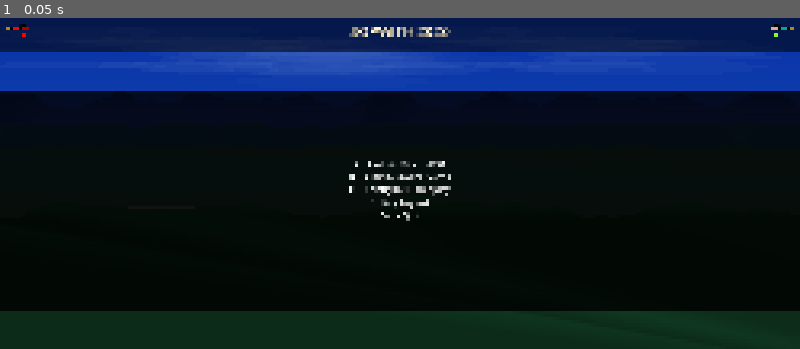
Above: before the commit, frame 1.
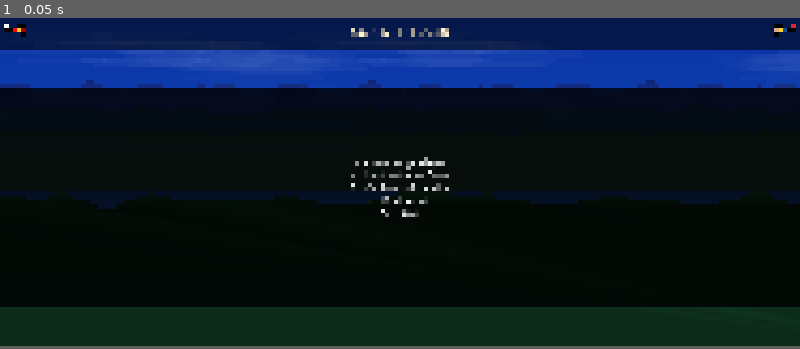
Above: after the commit, the same moment.

Repository: sometimesanotion/godot-sopwith
Game: Godot game, scene res://main.tscn
Same seed, same stepped clock (60 frames per second), same inputs: the game is played once before the commit and once after it. Sound files missing from this copy of the repository are replaced by a short silence.
Inputs:
- Up to frame 1 (0.05 s): no input
In our replay, the window is 800x338 before the commit and 800x335 after it. These sizes can differ from the game's own. Grey fills any space a smaller window leaves; there, only what the larger window draws over its background counts as a difference.

The runs differ from the first frame. In frame 1, 6.5% of the frame differs, in the area x 0-100%, y 1-89%.

Commit message:
* Expanded collision detection area for biplanes * Fixed glitch in mid-air collision damage * Updated biplane sprite and bullet_spawn_offset

Diff:
--- a/project.godot
+++ b/project.godot
@@ -32,13 +32,15 @@
 
 [display]
 
+;window/size/viewport_width=1280
 ;window/size/viewport_width=1720
 ;window/size/viewport_height=720
-;window/size/viewport_width=3440
-;window/size/viewport_height=1440
 ;window/size/viewport_width=1920
-window/size/viewport_width=2560
-window/size/viewport_height=1080
+;window/size/viewport_width=2560
+;window/size/viewport_height=1080
+window/size/viewport_width=3440
+window/size/viewport_height=1440
+;window/size/mode=1
 window/size/mode=3
 window/stretch/mode="canvas_items"
 
--- a/scenes/biplane.tscn
+++ b/scenes/biplane.tscn
@@ -4,8 +4,8 @@
 [ext_resource type="Script" path="res://scripts/biplane_draw.gd" id="2_draw"]
 
 [sub_resource type="CapsuleShape2D" id="CapsuleShape2D_1"]
-radius = 25.0
-height = 40.0
+radius = 32.5
+height = 52.0
 
 [sub_resource type="PhysicsMaterial" id="PhysicsMaterial_1"]
 bounce = 0.05
@@ -44,6 +44,6 @@
 color = Color(0.8, 0.8, 0.8, 0.5)
 
 [node name="GroundRay" type="RayCast2D" parent="."]
-target_position = Vector2(0, 26)
+target_position = Vector2(0, 33)
 collision_mask = 1
 enabled = true
--- a/scenes/enemy_biplane.tscn
+++ b/scenes/enemy_biplane.tscn
@@ -6,8 +6,8 @@
 [ext_resource type="Script" path="res://scripts/biplane_draw.gd" id="4_draw"]
 
 [sub_resource type="CapsuleShape2D" id="CapsuleShape2D_enemy"]
-radius = 25.0
-height = 40.0
+radius = 32.5
+height = 52.0
 
 [sub_resource type="PhysicsMaterial" id="PhysicsMaterial_enemy"]
 bounce = 0.05
@@ -46,7 +46,7 @@
 color = Color(0.8, 0.8, 0.8, 0.5)
 
 [node name="GroundRay" type="RayCast2D" parent="."]
-target_position = Vector2(0, 26)
+target_position = Vector2(0, 33)
 collision_mask = 1
 
 [node name="EnemyAI" type="Node" parent="."]
--- a/scripts/biplane.gd
+++ b/scripts/biplane.gd
@@ -63,7 +63,7 @@
 		"rotation_speed": 5.0,            # Baseline: notoriously fast pitch response
 		"negative_rotation_speed": 3.2,   # Rotary engine gyroscope strongly biases against pitch-down
 		"rotation_inertia": 4.0,
-		"bullet_spawn_offset": Vector2(34, -15),
+		"bullet_spawn_offset": Vector2(34, -10),
 		"bomb_spawn_offset": Vector2(0, 32),
 		"max_bombs": 6,
 		"visual_scale": Vector2.ONE,
@@ -88,7 +88,7 @@
 		"rotation_speed": 3.8,           # Agile but not twitchy; designed for stability over dogfighting
 		"negative_rotation_speed": 2.6,  # No rotary gyroscope bias; conventional inline V8
 		"rotation_inertia": 4.0,
-		"bullet_spawn_offset": Vector2(34, -15),
+		"bullet_spawn_offset": Vector2(34, -10),
 		"bomb_spawn_offset": Vector2(0, 32),
 		"max_bombs": 4,
 		"visual_scale": Vector2.ONE,
@@ -113,7 +113,7 @@
 		"rotation_speed": 3.5,            # Heavy two-seater, notably less agile than Camel
 		"negative_rotation_speed": 2.3,   # Heavier tail, slow pitch-down response
 		"rotation_inertia": 8.0,
-		"bullet_spawn_offset": Vector2(34, -15),
+		"bullet_spawn_offset": Vector2(34, -10),
 		"bomb_spawn_offset": Vector2(0, 32),
 		"max_bombs": 3,
 		"visual_scale": Vector2.ONE,
@@ -138,7 +138,7 @@
 		"rotation_speed": 3.2,            # Heavy fighter, good but not twitchy; roll-rate limited at speed
 		"negative_rotation_speed": 2.2,   # Conventional design, slower pitch-down vs pitch-up
 		"rotation_inertia": 4.0,
-		"bullet_spawn_offset": Vector2(34, -15),
+		"bullet_spawn_offset": Vector2(34, -10),
 		"bomb_spawn_offset": Vector2(0, 32),
 		"max_bombs": 6,
 		"visual_scale": Vector2.ONE,
@@ -163,7 +163,7 @@
 		"rotation_speed": 3.8,            # Stiffer controls than Camel; less agile in pitch
 		"negative_rotation_speed": 2.6,   # Standard non-rotary inline engine behavior
 		"rotation_inertia": 4.0,
-		"bullet_spawn_offset": Vector2(34, -15),
+		"bullet_spawn_offset": Vector2(34, -10),
 		"bomb_spawn_offset": Vector2(0, 32),
 		"max_bombs": 6,
 		"visual_scale": Vector2.ONE,
@@ -188,7 +188,7 @@
 		"rotation_speed": 4.2,            # Agile, but not as hair-trigger as the Camel
 		"negative_rotation_speed": 2.8,   # Good but asymmetric pitch authority, as typical
 		"rotation_inertia": 5.0,
-		"bullet_spawn_offset": Vector2(32, -14),
+		"bullet_spawn_offset": Vector2(34, -10),
 		"bomb_spawn_offset": Vector2(0, 32),
 		"max_bombs": 0,
 		"visual_scale": Vector2(1.1, 1.1),
@@ -523,7 +523,7 @@
 
 	var last_flight_output: Aerodynamics.FlightOutput = null
 
-	var bullet_spawn_offset: Vector2 = model_params.get("bullet_spawn_offset", Vector2(48, -12))
+	var bullet_spawn_offset: Vector2 = model_params.get("bullet_spawn_offset", Vector2(48, -9))
 	var bomb_spawn_offset: Vector2 = model_params.get("bomb_spawn_offset", Vector2(0, 32))
 
 	func reset() -> void:
@@ -1128,7 +1128,53 @@
 				damage_pct = clampf(damage_pct, 0.0, 1.0)
 				take_damage(avatar, damage_pct * 100.0, collider)
 				if collider.has_method("take_damage"):
-					collider.take_damage(damage_pct * 200.0, self)
+					collider.take_damage(damage_pct * 300.0, self)
+			continue
+		# Biplane-vs-biplane: RigidBody2D with a primary avatar (another plane).
+		# Each body's _integrate_forces sees the same contact independently,
+		# so damage is applied only to self (the other body damages itself
+		# from its own callback) to avoid double-counting.
+		#
+		# Mid-air collisions have no shock absorption (unlike landing gear
+		# cushioned by oleos and tyres), so thresholds are far lower than
+		# the per-model soft_landing_vperp / hard_landing_vperp.
+		#
+		# Impulse correction: get_contact_impulse returns the same scalar
+		# J for both bodies (Newton III).  Δv_self = J/m1, Δv_other = J/m2,
+		# so the full closing speed = J·(m1+m2)/(m1·m2).  Dividing only by
+		# m1 understates the collision by up to 2× for equal masses.
+		if collider is RigidBody2D \
+				and collider.has_method("get_primary_entity") \
+				and avatar.is_aerodynamic():
+			var impulse: Vector2 = state.get_contact_impulse(ci)
+			var impulse_mag: float = impulse.length()
+			if impulse_mag <= 0.0:
+				continue
+			var self_mass: float = avatar.model_params.get("mass_kg", 447.0)
+			var other_av: AvatarData = collider.get_primary_entity()
+			var other_mass: float = 447.0
+			if other_av:
+				other_mass = other_av.model_params.get("mass_kg", 447.0)
+			var impact_vel: float = impulse_mag / self_mass * (self_mass + other_mass) / other_mass
+			var midair_soft: float = 30.0
+			var midair_hard: float = 150.0
+			_debug_forensic_log(avatar, "midair_contact", {
+				"frame": _debug_frame_count,
+				"collider": collider.name,
+				"impulse": snapped(impulse_mag, 1.0),
+				"impact_vel": snapped(impact_vel, 1.0),
+				"soft": midair_soft,
+				"hard": midair_hard,
+				"self_mass": snapped(self_mass, 1.0),
+				"other_mass": snapped(other_mass, 1.0),
+			})
+			if impact_vel >= midair_hard:
+				_on_avatar_crashed(avatar)
+				return
+			elif impact_vel > midair_soft:
+				var damage_pct: float = (impact_vel - midair_soft) / (midair_hard - midair_soft)
+				damage_pct = clampf(damage_pct, 0.0, 1.0)
+				take_damage(avatar, damage_pct * 300.0, collider)
 			continue
 
 	if out.should_crash:
--- a/scripts/biplane_draw.gd
+++ b/scripts/biplane_draw.gd
@@ -5,7 +5,7 @@
 
 var _svg_sprite_name: String = "biplane"
 var _svg_size: Vector2 = Vector2(90, 54)
-var _draw_offset: Vector2 = Vector2(0, 4)
+var _draw_offset: Vector2 = Vector2(0, 11)
 
 func _ready() -> void:
 	if SvgManager and SvgManager.has_sprite(_svg_sprite_name):
--- a/scripts/enemy_ai.gd
+++ b/scripts/enemy_ai.gd
@@ -67,9 +67,9 @@
 # the far end of the map, not just orbit its own base.
 const DETECTION_RANGE       := 7000.0
 const ENGAGEMENT_RANGE      := 5000.0
-const MAX_FIRE_RANGE        := 700.0
-const MIN_FIRE_RANGE        := 30.0
-const FIRE_CONE_ANGLE       := 0.36
+const MAX_FIRE_RANGE        := 1000.0
+const MIN_FIRE_RANGE        := 40.0
+const FIRE_CONE_ANGLE       := 0.24
 const ADVANTAGE_THRESHOLD   := 50.0
 # Below this target ground speed (px/s) the AI flies pure pursuit (aims where
 # the target IS) instead of leading — a parked/taxiing plane still reports a
@@ -141,7 +141,7 @@
 const RECOVER_MIN_CLEARANCE     := 200.0   # px — recovery waypoint never aims below this
 const RECOVER_EXIT_SPEED_RATIO  := 1.5     # speed/stall above which RECOVER exits to PURSUE
 const RECOVER_MIN_TIME          := 0.6     # s — hysteresis floor, prevents mode flapping
-const RECOVER_MAX_TIME          := 2.0     # s — never recover forever, force a re-attempt
+const RECOVER_MAX_TIME          := 1.0     # s — never recover forever, force a re-attempt
 # Turn-rate scaling.  The base HEADING_LERP_FACTOR (cruise) is the default
 # lerp factor.  ENGAGE scales it from ENGAGE_TURN_LO (low-energy) up to
 # ENGAGE_TURN_HI (high-energy), so a healthy fast/high plane snaps harder
@@ -1448,9 +1448,9 @@
 		return 0.0
 	var alt = _get_altitude_above_ground()
 	if alt < CRITICAL_ALTITUDE_ABOVE_GROUND:
-		return -0.9
+		return -0.8
 	elif alt < DANGER_ALTITUDE_ABOVE_GROUND:
-		return -0.6
+		return -0.5
 	elif alt < MIN_ALTITUDE_ABOVE_GROUND:
 		return -0.3
 	return 0.0
@@ -1460,9 +1460,9 @@
 		return 0.0
 	var alt = _get_altitude_above_ground()
 	if alt > MAX_ALTITUDE:
-		return 0.7
+		return 0.6
 	elif alt > MAX_ALTITUDE - 150.0:
-		return 0.35
+		return 0.3
 	return 0.0
 
 ## Hard safety against the engine-cutoff altitude.  Biplane.ENGINE_CUTOFF_ALTITUDE
@@ -1479,7 +1479,7 @@
 	if alt < threshold:
 		return 0.0
 	var urgency := clampf((alt - threshold) / maxf(cutoff - threshold, 1.0), 0.0, 1.0)
-	return lerpf(0.3, 0.7, urgency)   # positive = nose down
+	return lerpf(0.2, 0.6, urgency)   # positive = nose down
 
 func _terrain_projection_reflex() -> float:
 	if not biplane:
@@ -1553,7 +1553,7 @@
 	# own speed: a near-stationary target is led barely at all, a fast one
 	# is led hard — so the solution is sensitive to target speed (and a
 	# parked plane is no longer led ahead of its nose).
-	var lead_time    = dist / 1600.0
+	var lead_time    = dist / 3200.0
 	var lead         = tgt_vel * lead_time
 	# Random scatter so the AI never holds a perfect firing solution; the
 	# scatter grows with target speed (a jinking target is harder to hold),
